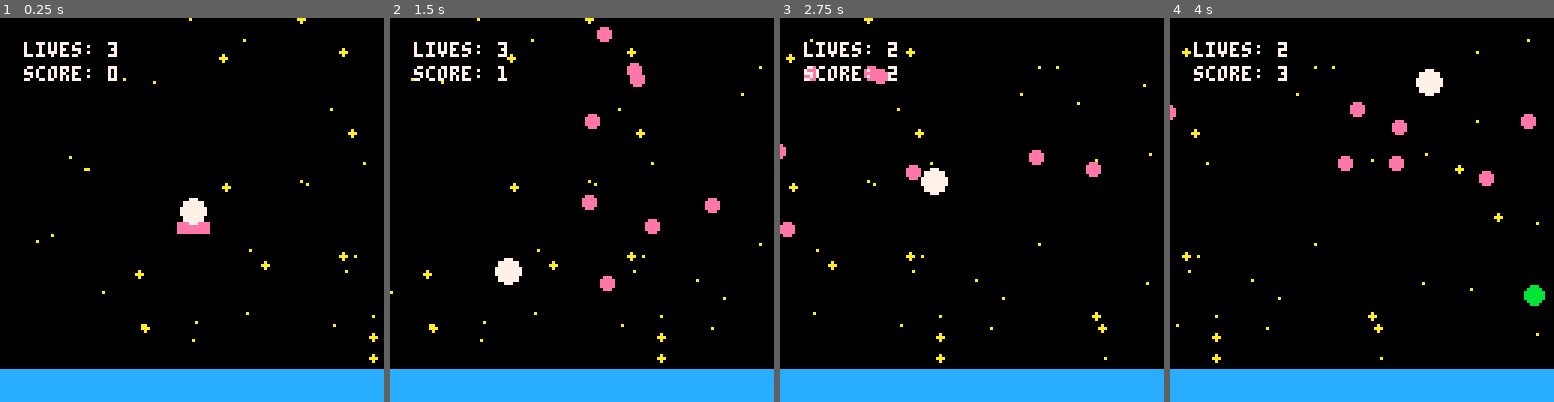
Above: before the commit, frames 1-4 (left to right).
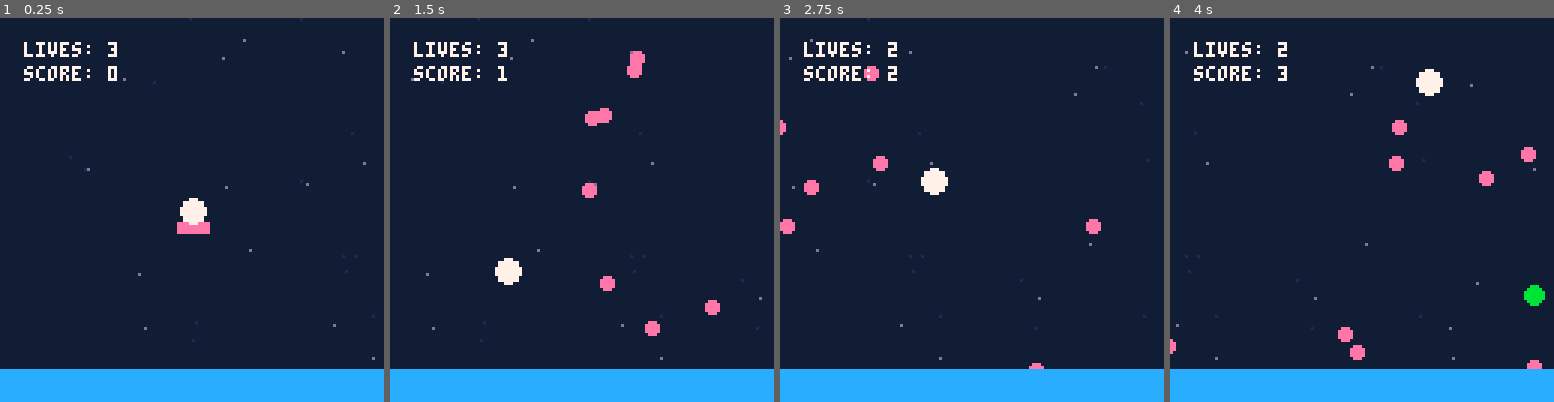
Above: after the commit, the same moments.

Repository: jmross/pico8-balloon-journey
Game: PICO-8 cartridge trip.p8
Two runs of this game, one before a commit and one after it. Both use one fixed random seed, a clock stepped at 60 frames per second and the inputs below.
Inputs:
- Up to frame 1 (0.25 s): no input
- Up to frame 2 (1.5 s): tap X (X key) at 0.33, 1.07 s; tap O (Z key) at 0.7 s
- Up to frame 3 (2.75 s): hold Right 1.6-2.1 s; tap O (Z key) at 1.7, 2.1, 2.5 s; tap X (X key) at 1.85 s; hold Up 2.15-2.42 s; hold Right from 2.47 s (still down)
- Up to frame 4 (4 s): tap O (Z key) at 2.9, 3.3, 3.7 s; tap X (X key) at 2.97 s; release Right at 3.03 s; hold Left 3.08-3.58 s; hold Down 3.63-3.97 s

The runs differ from the first frame. In frame 1, 90% of the frame differs, in the area x 0-100%, y 0-92%; in frame 2, 90%; in frame 3, 90%; in frame 4, 90%.

Commit message:
Changed star and background colour. Fixed enemy dy calculation

Diff:
--- a/trip.lua
+++ b/trip.lua
@@ -139,8 +139,7 @@
   self.x = max_x + 1
   self.y = rnd(max_y)
   self.dx = -rnd(2)
-  -- TODO
-  self.dy = rnd(1) + (flr(rnd(2)) * -1)
+  self.dy = rnd(1) * rnd({-1, 1})
 end
 
 -- platforms
@@ -177,7 +176,7 @@
   x = 0,
   y = 0,
   size = 0,
-  colour = 10,
+  colour = 1,
 }
 star.__index = star
 function star:new(o)
@@ -250,15 +249,19 @@
 end
 
 function _init()
+  -- change pallete for colour 0
+  pal(0,129,1)
+
   -- disable btnp repeats
   poke(0X5F5C, 255)
 
   -- create stars
-  for i = 0,35 do
+  for i = 0,25 do
     s = star:new({
         x = rnd(max_x),
         y = rnd(max_y),
-        size = rnd(1.5)
+        size = 0,
+        colour = rnd({1, 13})
       })
     add(stars, s)
   end
@@ -271,8 +274,6 @@
   elseif not ended then
     timer += 1 / 30
     score += 1 / 30
-
-    printh(timer * 30)
 
     if(flr(timer * 30) % 25 == 0 and flr(rnd(7)) == 1) then
       b = balloon:new()
